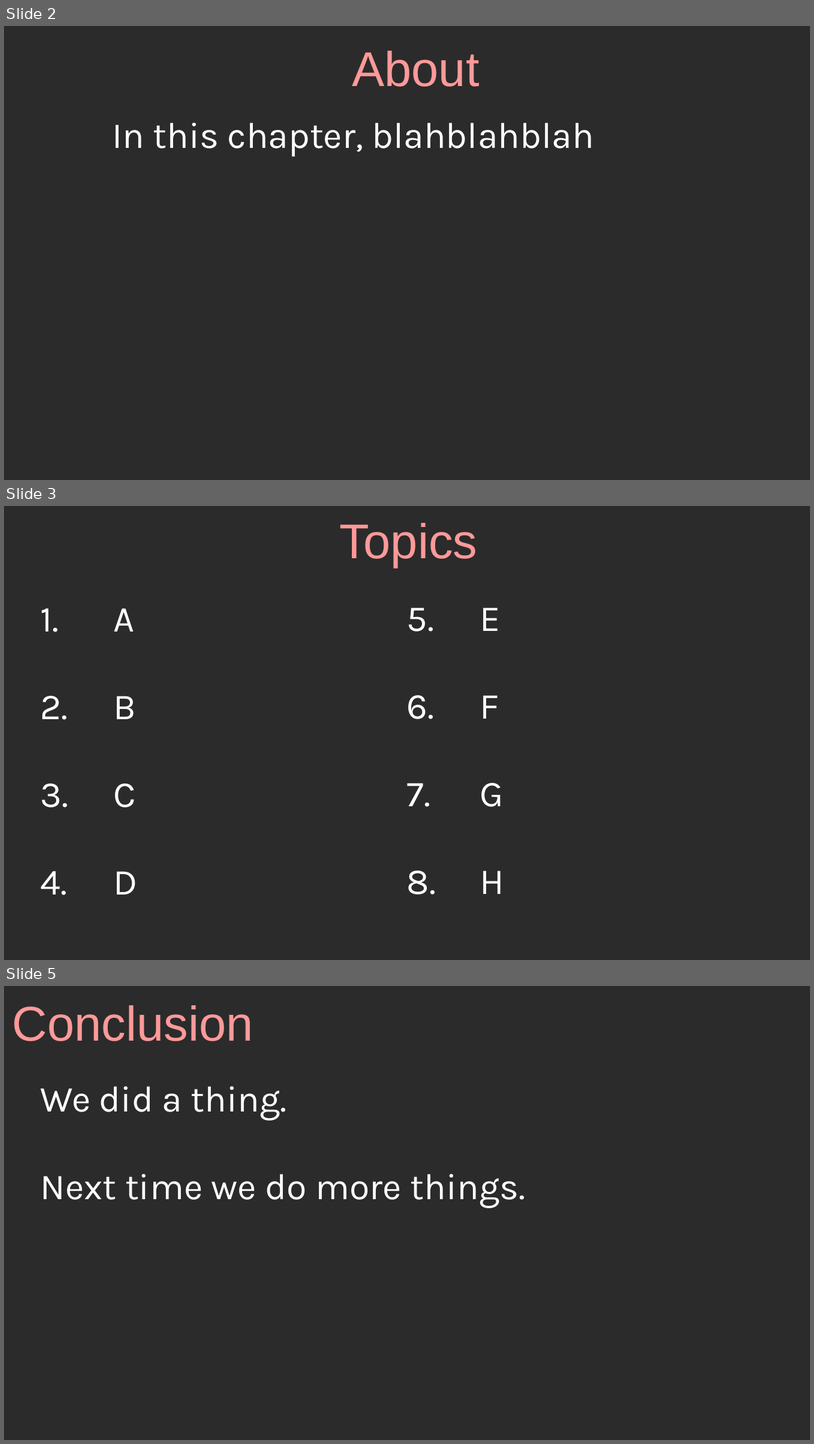
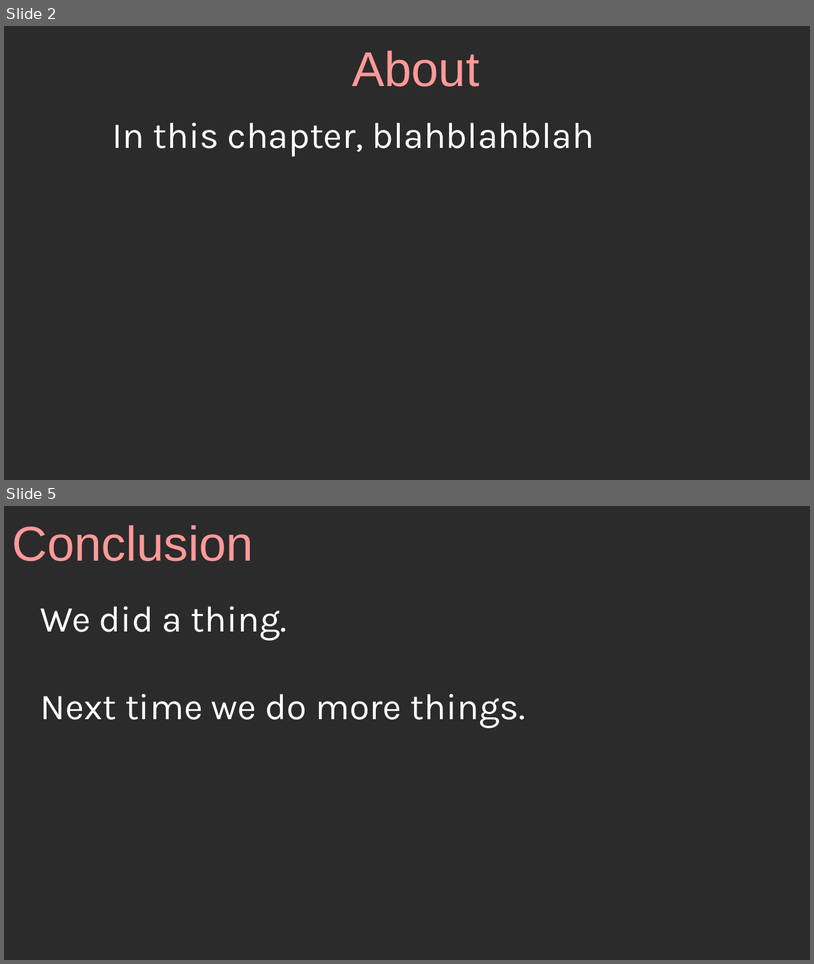
Before and after one commit to mariamhabib/CS250-Data-Structures, a slide deck: Lectures/7_Linked_Lists.odp. Shown one above the other, each under a label of ours: slides 2, 3 and 5 before the commit, slides 2 and 5 after it; the slides between them are not shown. The pictures are 814x1444 and 814x964 pixels, drawn with LibreOffice and Linux fonts; fonts in the diff are those of the drawing; background and template pictures are left out; a plain dark background stands for a picture behind light text. Boxes give left, top, right and bottom in pixels: in the first picture for what was removed or moved away, otherwise in the second. Text is boxed around its words. In the diff, an @@ line names an element or a change of style, - is before the commit and + after.

```diff
--- a/Lectures/7_Linked_Lists.odp
+++ b/Lectures/7_Linked_Lists.odp
@@ slide 3 removed at [4,506,810,960], background picture (left out) @@
@@ title removed at [339,523,477,567] @@
-Topics
@@ text removed at [41,608,138,895] @@
-1. A
-2. B
-3. C
-4. D
@@ text removed at [407,607,505,894] @@
-5. E
-6. F
-7. G
-8. H
```
Also in this commit, not shown: 2 slides changed, 1 slide added, 1 other file.
